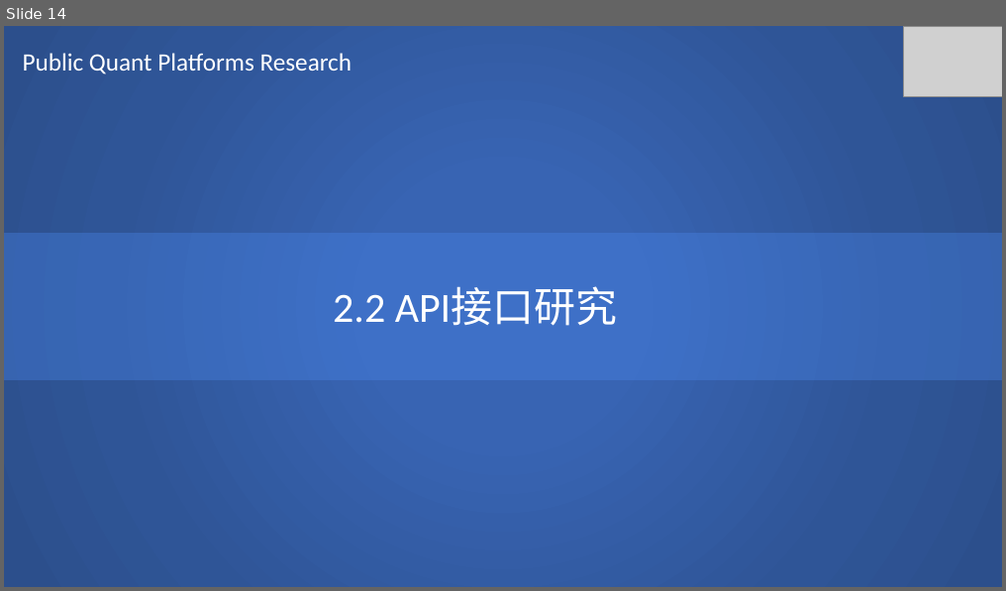
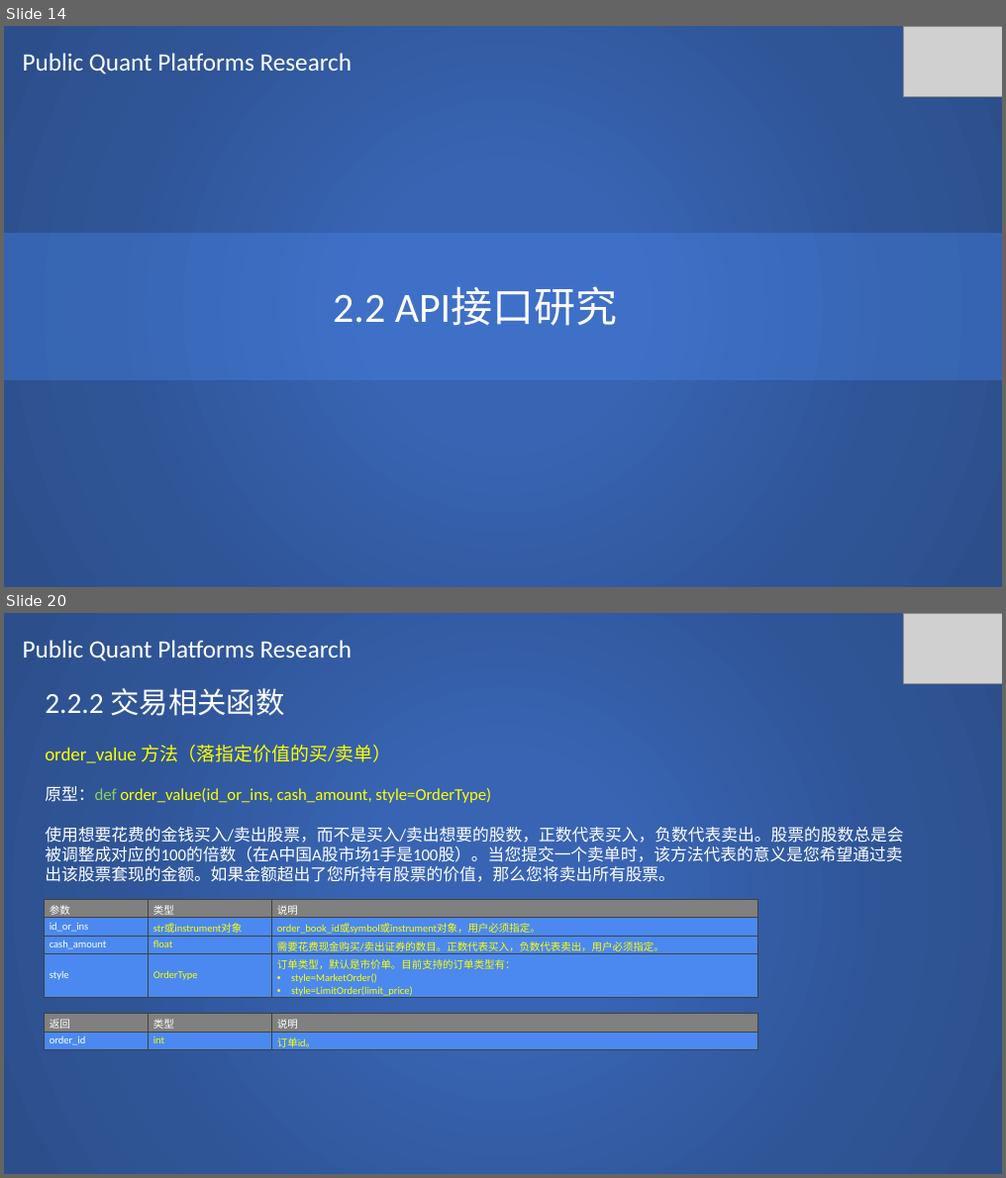
Before and after one commit to SCITLAS/Stellar, a slide deck: Stellar_0.1/documents/public_quant_platforms_research.pptx. Shown one above the other, each under a label of ours: slide 14 before the commit, slides 14 and 20 after it; the slides between them are not shown. The pictures are 1006x591 and 1006x1178 pixels, drawn with LibreOffice and Linux fonts; fonts in the diff are those of the drawing; grey boxes stand for pictures. Boxes give left, top, right and bottom in pixels: in the first picture for what was removed or moved away, otherwise in the second. Text is boxed around its words. In the diff, an @@ line names an element or a change of style, - is before the commit and + after.

Commit message:
RiceQuant research 10% done

```diff
--- a/Stellar_0.1/documents/public_quant_platforms_research.pptx
+++ b/Stellar_0.1/documents/public_quant_platforms_research.pptx
@@ slide 20 added at [4, 613, 1002, 1174], background #FFFFFF @@
@@ rectangle added at [4, 613, 1002, 1174], fill gradient #3864B3 to #2F5597 to #2C4F8C @@
@@ text added at [23, 640, 351, 662], 24 pt, text #FFFFFF @@
+Public Quant Platforms Research
@@ picture added at [903, 613, 1002, 683] @@
@@ text added at [45, 688, 903, 882], 16 pt, text #FFFFFF @@
+2.2.2 交易相关函数
+order_value 方法（落指定价值的买/卖单）
+原型：def order_value(id_or_ins, cash_amount, style=OrderType)
+使用想要花费的金钱买入/卖出股票，而不是买入/卖出想要的股数，正数代表买入，负数代表卖出。股票的股数总是会被调整成对应的100的倍数（在A中国A股市场1手是100股）。当您提交一个卖单时，该方法代表的意义是您希望通过卖出该股票套现的金额。如果金额超出了您所持有股票的价值，那么您将卖出所有股票。
@@ table added at [44, 900, 758, 1000], 4 rows, 3 columns @@
+参数 | 类型 | 说明
+id_or_ins | str或instrument对象 | order_book_id或symbol或instrument对象，用户必须指定。
+cash_amount | float | 需要花费现金购买/卖出证券的数目。正数代表买入，负数代表卖出，用户必须指定。
+style | OrderType | 订单类型，默认是市价单。目前支持的订单类型有： / style=MarketOrder() / style=LimitOrder(limit_price)
@@ table added at [44, 1014, 758, 1052], 2 rows, 3 columns @@
+返回 | 类型 | 说明
+order_id | int | 订单id。
```
Also in this commit, not shown: 2 slides changed, 10 other slides added.
